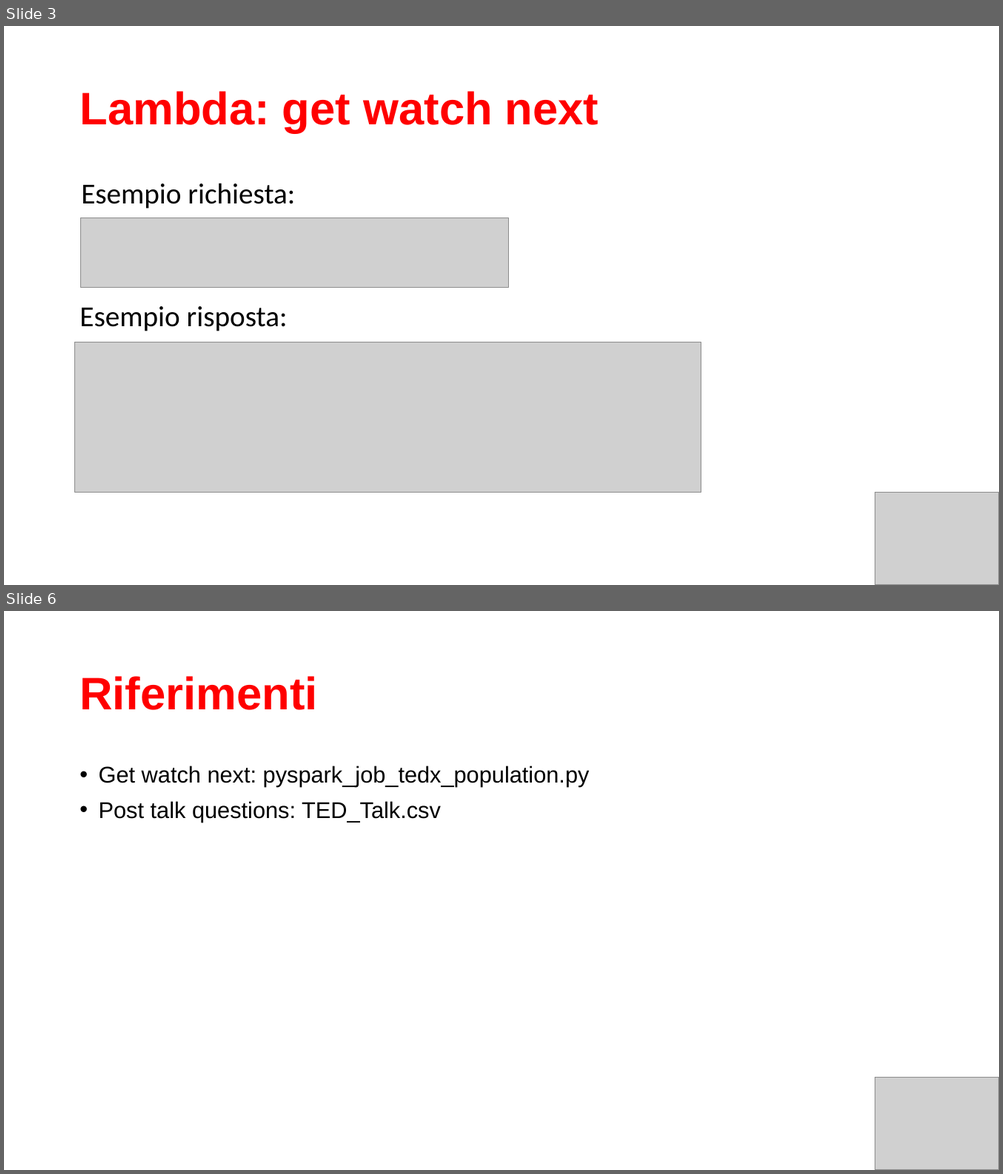
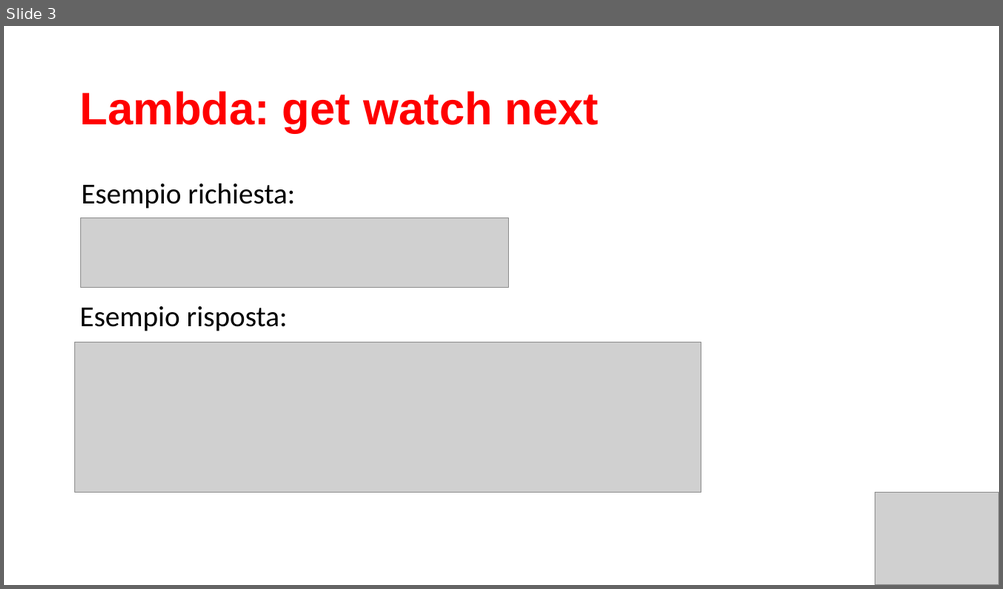
Before and after one commit to maggiorante/Mobile-Cloud-Technlogies-2021, a slide deck: Homework-3/TrivaiTed_Lambda.pptx. Shown one above the other, each under a label of ours: slides 3 and 6 before the commit, slide 3 after it; the slides between them are not shown. The pictures are 1003x1174 and 1003x589 pixels, drawn with LibreOffice and Linux fonts; fonts in the diff are those of the drawing; grey boxes stand for pictures. Boxes give left, top, right and bottom in pixels: in the first picture for what was removed or moved away, otherwise in the second. Text is boxed around its words. In the diff, an @@ line names an element or a change of style, - is before the commit and + after.

```diff
--- a/Homework-3/TrivaiTed_Lambda.pptx
+++ b/Homework-3/TrivaiTed_Lambda.pptx
@@ slide 6 removed at box(4, 611, 999, 1170), background #FFFFFF @@
@@ title removed at box(79, 676, 317, 710) @@
-Riferimenti
@@ text removed at box(99, 766, 589, 822) @@
-• Get watch next: pyspark_job_tedx_population.py
-• Post talk questions: TED_Talk.csv
@@ picture removed at box(875, 1078, 999, 1170) @@
```
Also in this commit, not shown: 2 slides changed, 1 slide added.
